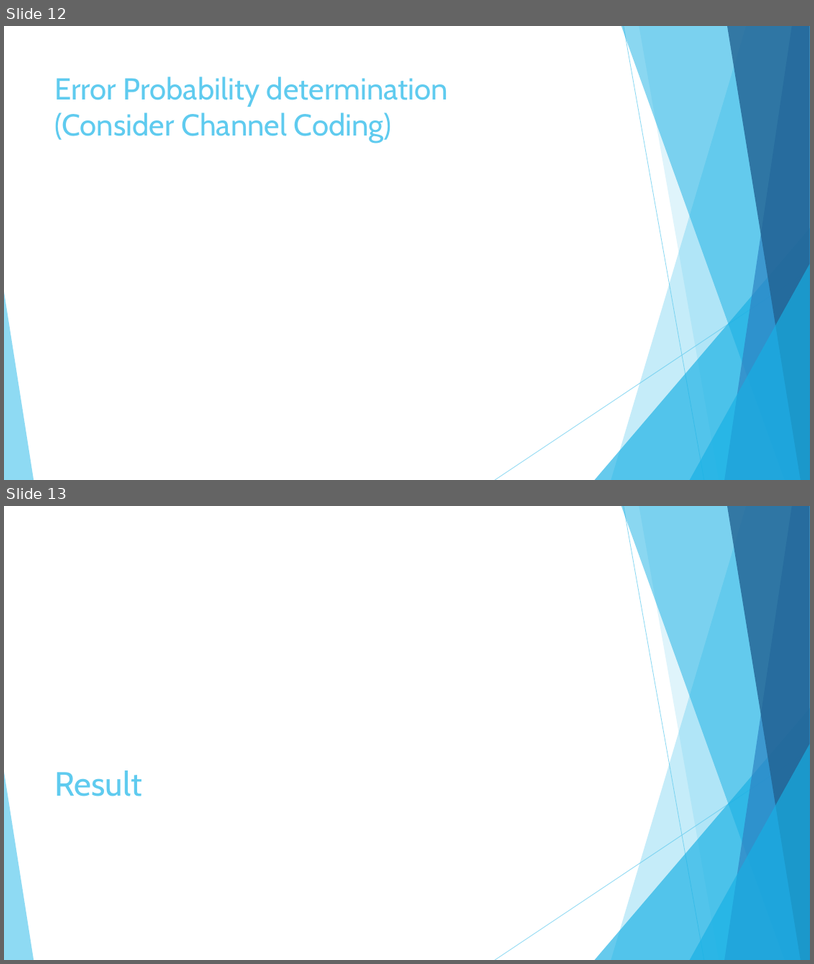
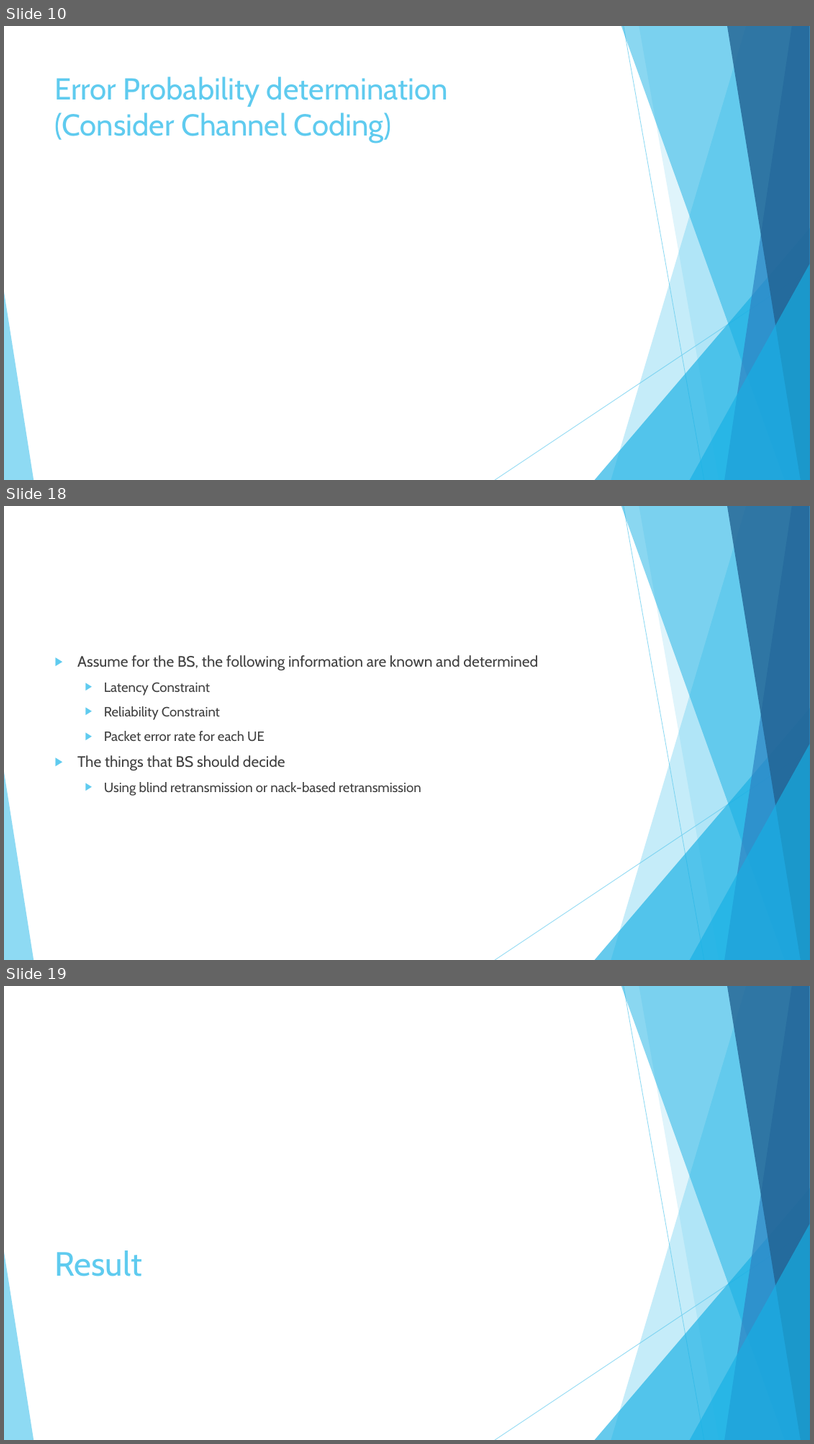
Before and after one commit to hungchun0201/Reliable_multicast_simulation, a slide deck: Final_project_reliable_multicast_retransmission_scheme.pptx. Shown one above the other, each under a label of ours: slides 12 and 13 before the commit, slides 10, 18 and 19 after it; the slides between them are not shown. The pictures are 814x964 and 814x1444 pixels, drawn with LibreOffice and Linux fonts; fonts in the diff are those of the drawing. Boxes give left, top, right and bottom in pixels: in the first picture for what was removed or moved away, otherwise in the second. Text is boxed around its words. In the diff, an @@ line names an element or a change of style, - is before the commit and + after.

```diff
--- a/Final_project_reliable_multicast_retransmission_scheme.pptx
+++ b/Final_project_reliable_multicast_retransmission_scheme.pptx
@@ slide 18 added at (x1=4, y1=506, x2=810, y2=960), background #FFFFFF; not listed: 10 template elements that a slide beside it also shows @@
@@ text added at (x1=77, y1=655, x2=538, y2=795), 16 pt, text #404040 @@
+▶ Assume for the BS, the following information are known and determined
+  ▶ Latency Constraint
+  ▶ Reliability Constraint
+  ▶ Packet error rate for each UE
+▶ The things that BS should decide
+  ▶ Using blind retransmission or nack-based retransmission
@@ what was slide 12 is now slide 10 @@
@@ what was slide 13 is now slide 19 @@
```
Also in this commit, not shown: 6 slides changed, 12 other slides added, 3 slides removed, 10 other files.
